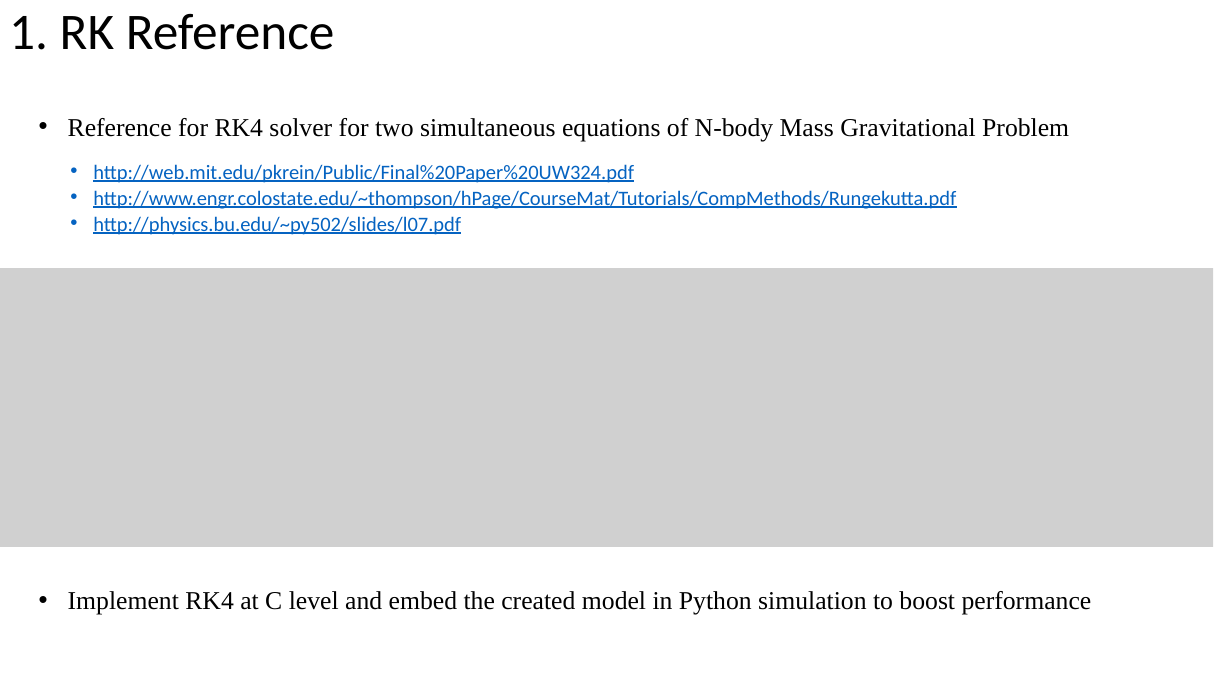
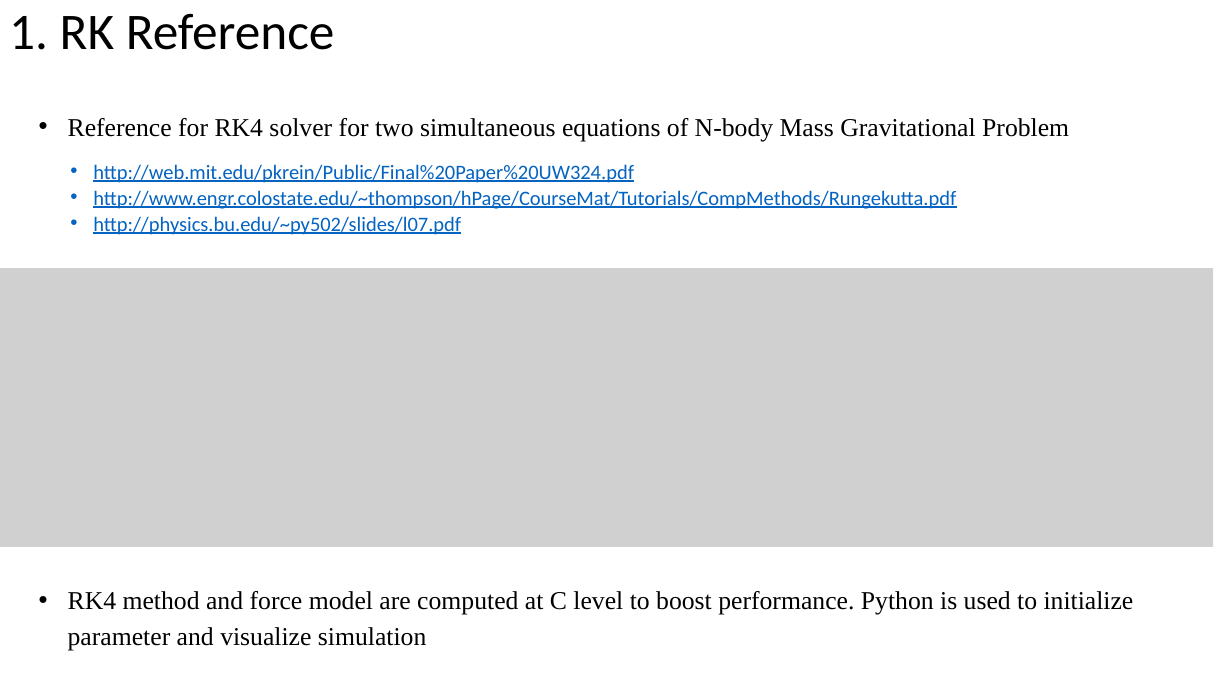
Before and after one commit to vietqvo/GroupModelling, a slide deck: slide 4 of meetings/Group Dynamics 5.pptx. Drawn at 1232x693 pixels with LibreOffice and Linux fonts; fonts in the diff are those of the drawing; grey boxes stand for pictures. Boxes give left, top, right and bottom in pixels: in the first picture for what was removed or moved away, otherwise in the second. Text is boxed around its words. In the diff, an @@ line names an element or a change of style, - is before the commit and + after.

```diff
--- a/meetings/Group Dynamics 5.pptx
+++ b/meetings/Group Dynamics 5.pptx
@@ text at [68, 591, 1134, 650]: text changed @@
-• Implement RK4 at C level and embed the created model in Python simulation to boost performance
+• RK4 method and force model are computed at C level to boost performance. Python is used to initialize parameter and visualize simulation
```
Also in this commit, not shown: 7 other slides changed, 3 slides added, 1 other file.
